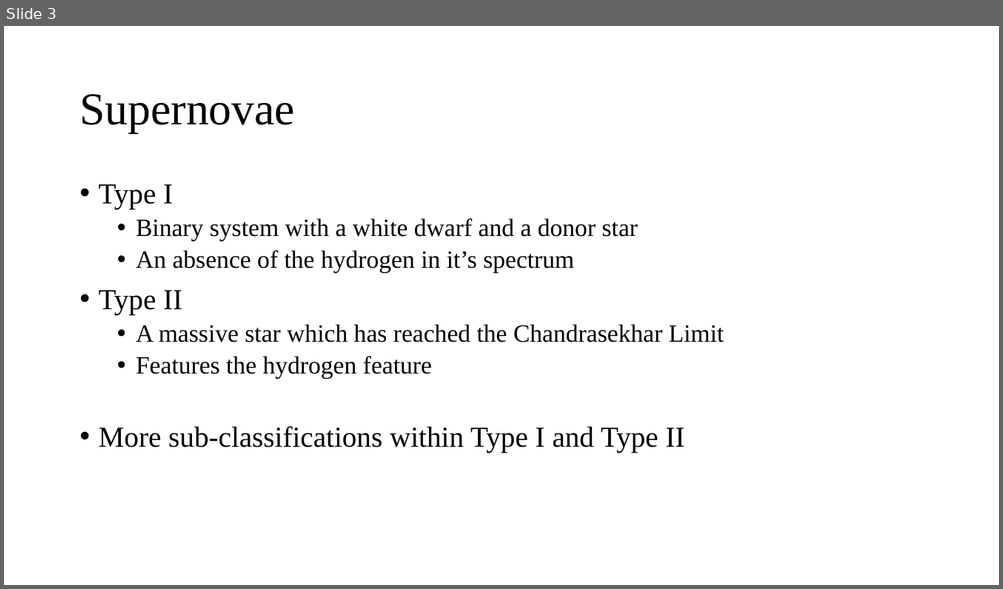
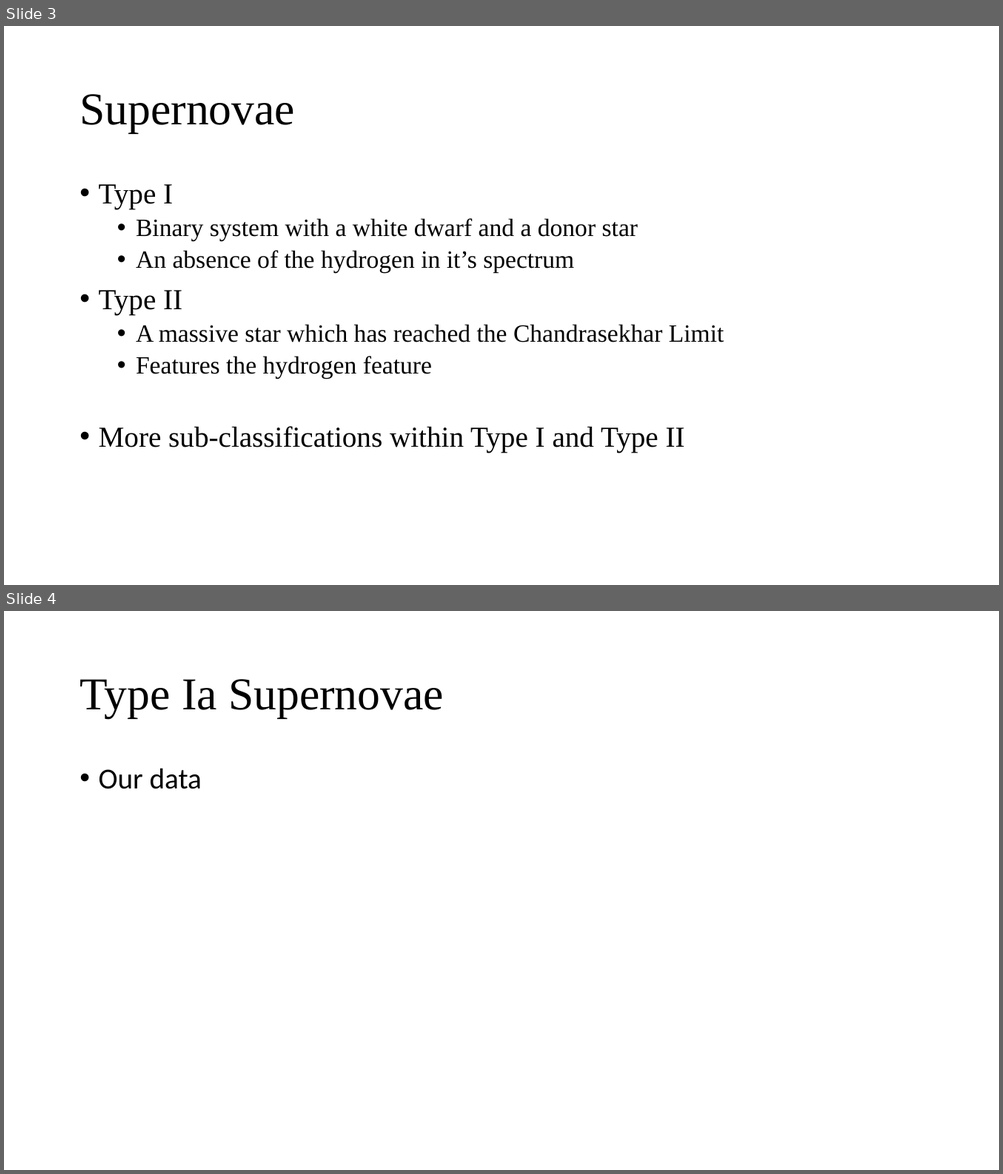
Before and after one commit to cao-jacky/degree_level3, a slide deck: physics_problem_solving/supernova_cosmology_jacky_cao.pptx. Shown one above the other, each under a label of ours: slide 3 before the commit, slides 3 and 4 after it. The pictures are 1003x589 and 1003x1174 pixels, drawn with LibreOffice and Linux fonts; fonts in the diff are those of the drawing. Boxes give left, top, right and bottom in pixels: in the first picture for what was removed or moved away, otherwise in the second. Text is boxed around its words. In the diff, an @@ line names an element or a change of style, - is before the commit and + after.

```diff
--- a/physics_problem_solving/supernova_cosmology_jacky_cao.pptx
+++ b/physics_problem_solving/supernova_cosmology_jacky_cao.pptx
@@ slide 4 added at bbox=[4, 611, 999, 1170], background #FFFFFF @@
@@ title added at bbox=[79, 679, 444, 718], 44 pt, text #000000 @@
+Type Ia Supernovae
@@ text added at bbox=[99, 768, 202, 789], 28 pt, text #000000 @@
+• Our data
```
Also in this commit, not shown: 8 other files.
